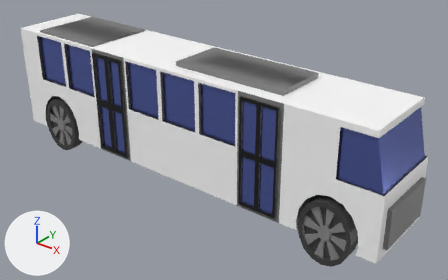
One commit to the FBX model Demo-Trafic/Assets/FBX/Autobus.fbx: the scene before it, then after it.
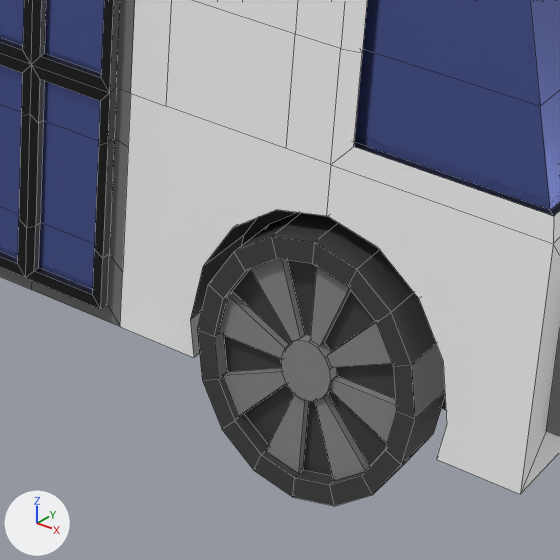
The first picture shows the older version from a 50 mm camera at (10.16, -11.33, 8.62) aimed at (0.73, 0.45, 1.31). The close-ups show both versions on the part from 56% to 86% of the width and 51% to 100% of the height of that picture; other places that the commit changed are outside them. The axes (+X, +Y, +Z) are drawn at lower left. The lights are the same throughout. The close-ups show mesh edges as thin lines. Where no turn or scale is listed for an object, it has been applied to the vertices. Vertices at the same position are counted once.

Names of what the first close-up shows: 'Autobus', 'Roue-AvD.001'.
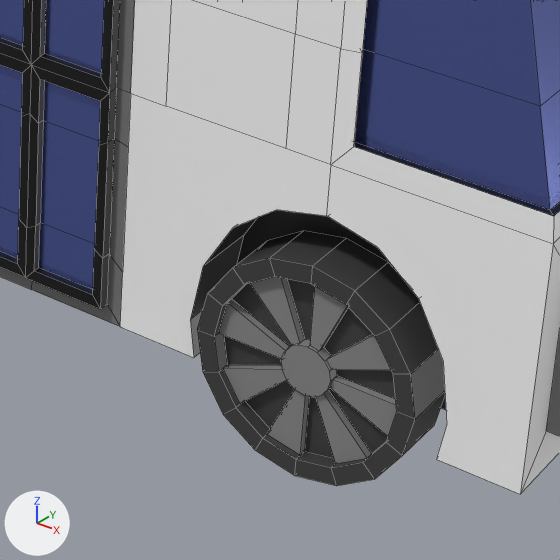
Where the newer file only moved an object's origin or applied its transform, the numbers keep the older frame.

Boxes [x1, y1, x2, y2] around the edits, measured in the close-ups (560 x 560 px):
'Roue-AvD.001', mesh rescaled, moved (13% shorter): before [197, 213, 445, 506]; after [197, 231, 445, 486]

Diff of the bpy script that builds the scene:
```diff
--- a/Demo-Trafic/Assets/FBX/Autobus.fbx.py
+++ b/Demo-Trafic/Assets/FBX/Autobus.fbx.py
@@ me_cylinder_008 @@
 me_cylinder_008.from_pydata(...)  # 128 vertices, 114 faces; spans x 4.09..5.43, y -1.09..-0.74, z 0.0..1.63
 # used by ob_roue_avd_001; location = (0.0, 0.0, 0.0)
+# me_cylinder_008 part 1: the whole mesh is scaled about its middle by (1, 1, 0.823), then moved by (-4.76, 1.01, -0.82)
 me_cylinder_008.materials.append(mat_caoutchouc)
@@ ob_roue_avd_001 @@
 ob_roue_avd_001 = bpy.data.objects.new('Roue-AvD.001', me_cylinder_008)
-ob_roue_avd_001.location = (0.0, 0.0, 0.0)
+ob_roue_avd_001.location = (4.758, -1.011, 0.817)
```
